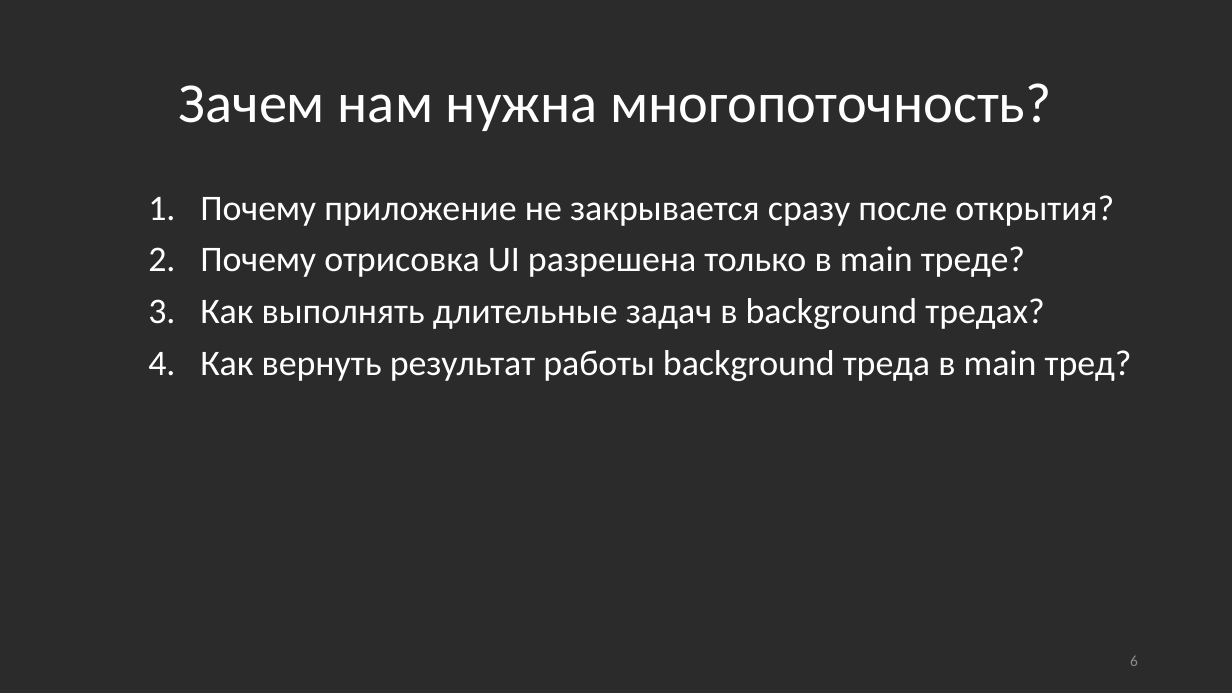
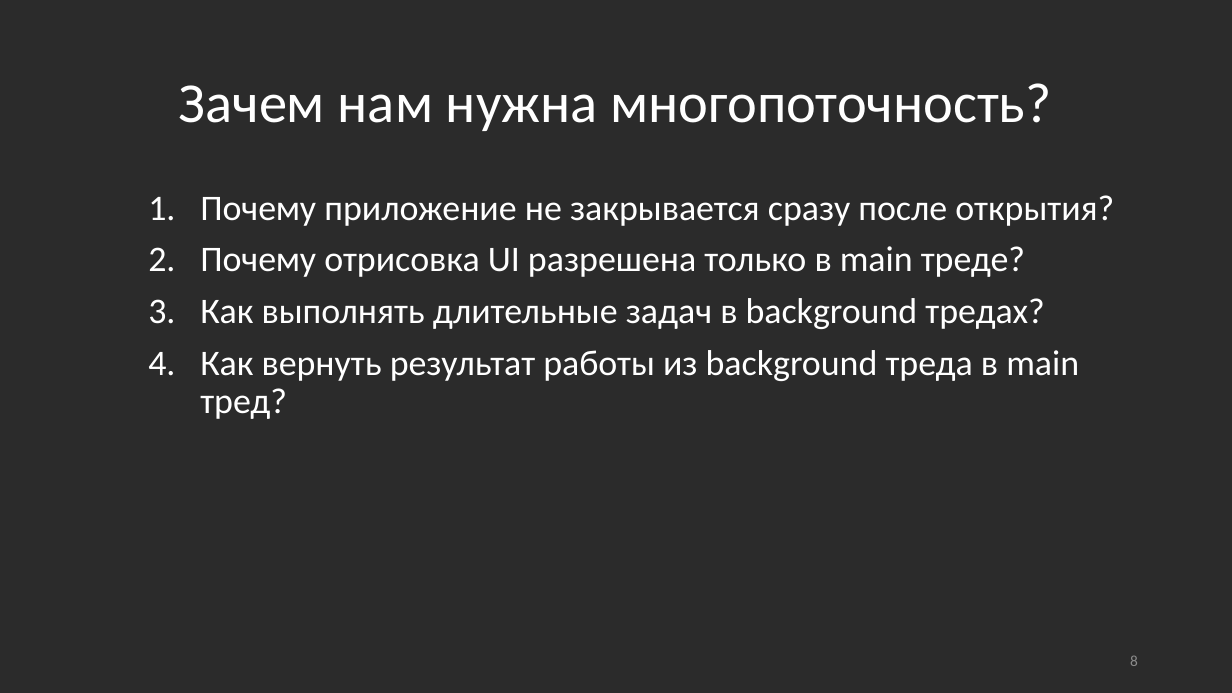
Before and after one commit to Andrey253/Multythread, a slide deck: slide 8 of Многопоточность.pptx (slide 6 before the commit). Drawn at 1232x693 pixels with LibreOffice and Linux fonts; fonts in the diff are those of the drawing. Boxes give left, top, right and bottom in pixels: in the first picture for what was removed or moved away, otherwise in the second. Text is boxed around its words. In the diff, an @@ line names an element or a change of style, - is before the commit and + after.

```diff
--- a/Многопоточность.pptx
+++ b/Многопоточность.pptx
@@ text at (200, 350, 1079, 419): text changed @@
-4. Как вернуть результат работы background треда в main тред?
+4. Как вернуть результат работы из background треда в main тред?
@@ page number at (1130, 655, 1138, 666): text changed @@
-6
+8
```
Also in this commit, not shown: 1 other slide changed, 2 slides added.
